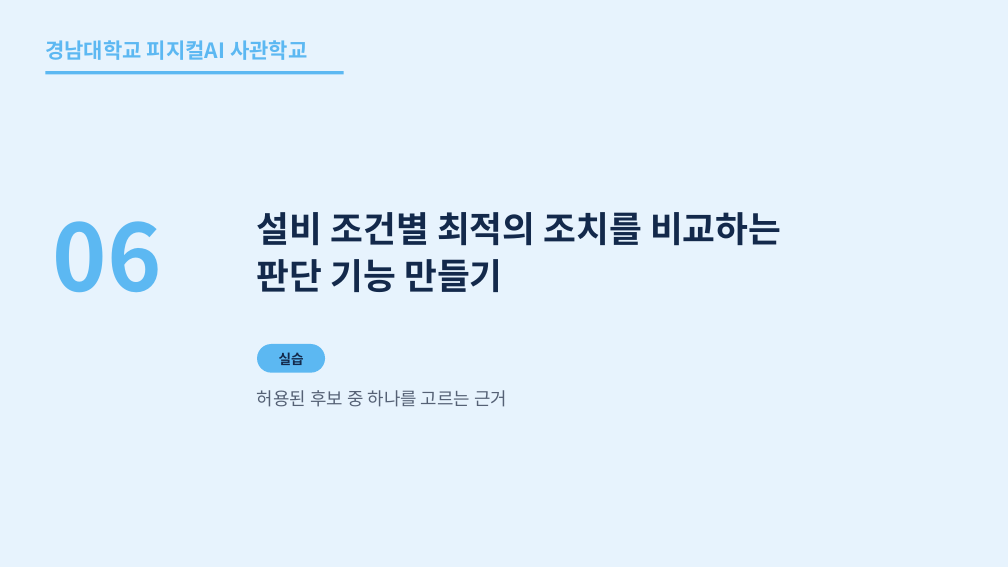
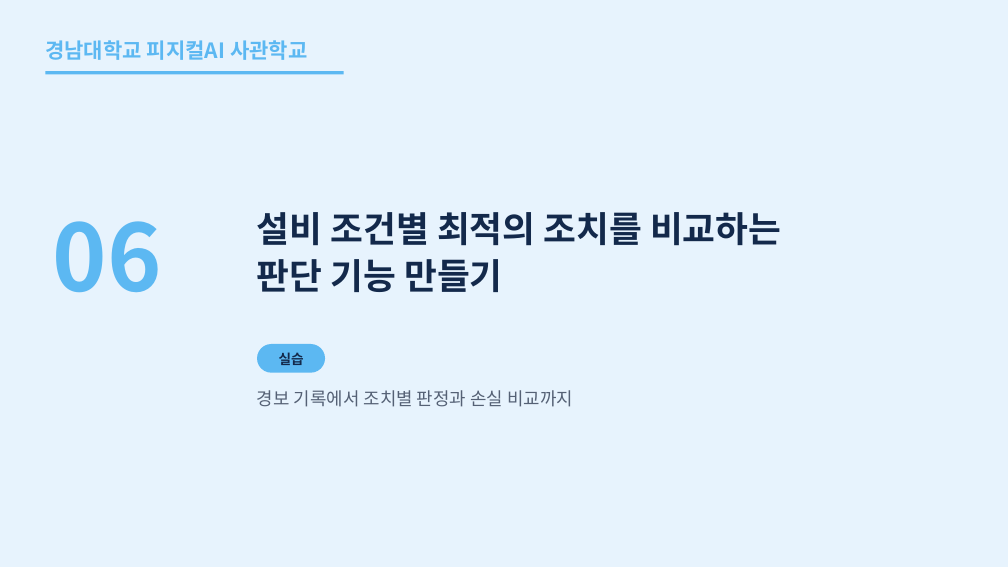
Before and after one commit to uengine-oss/hyd-iot-edu, a slide deck: slide 67 of workspace/강의제작/산출물/통합반/이론/03회차/통합반_03일차.pptx. Drawn at 1008x567 pixels with LibreOffice and Linux fonts; fonts in the diff are those of the drawing. Boxes give left, top, right and bottom in pixels: in the first picture for what was removed or moved away, otherwise in the second. Text is boxed around its words. In the diff, an @@ line names an element or a change of style, - is before the commit and + after.

Commit message:
통합반 3회차 67~70장 조건표 판정·손실 비교와 복습·용어의 근거를 화면과 낭독에 맞춘다

```diff
--- a/workspace/강의제작/산출물/통합반/이론/03회차/통합반_03일차.pptx
+++ b/workspace/강의제작/산출물/통합반/이론/03회차/통합반_03일차.pptx
@@ text at (257,390,573,407): text changed @@
-허용된 후보 중 하나를 고르는 근거
+경보 기록에서 조치별 판정과 손실 비교까지
```
Also in this commit, not shown: 3 other slides changed, 18 other files.
